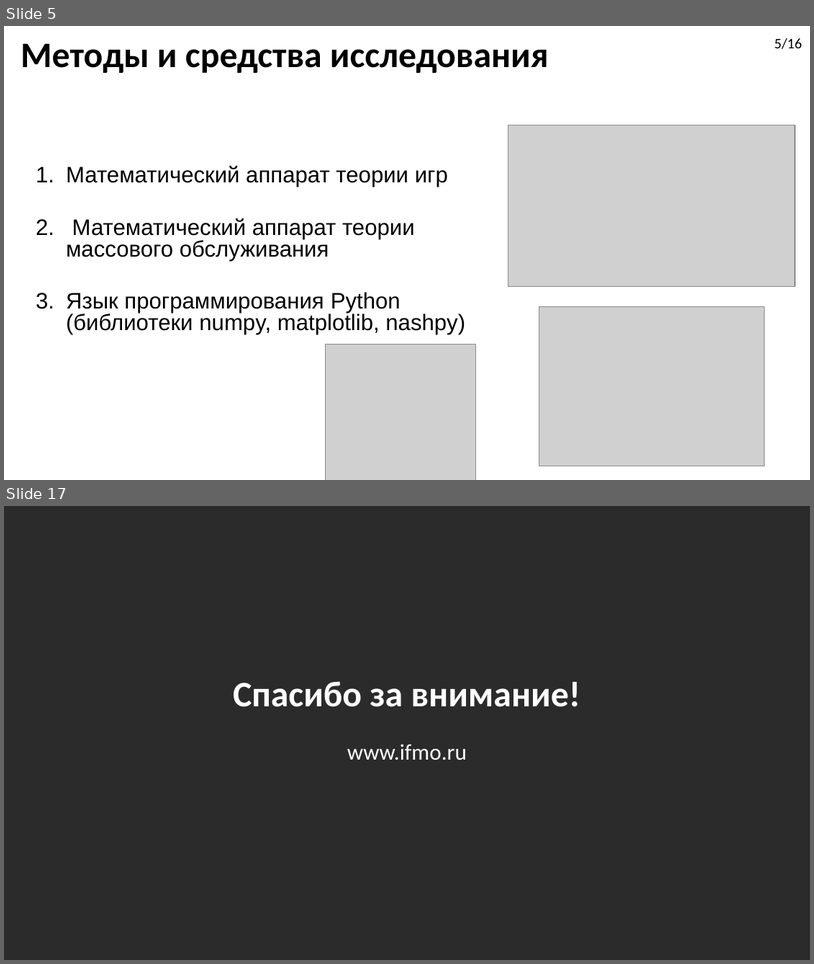
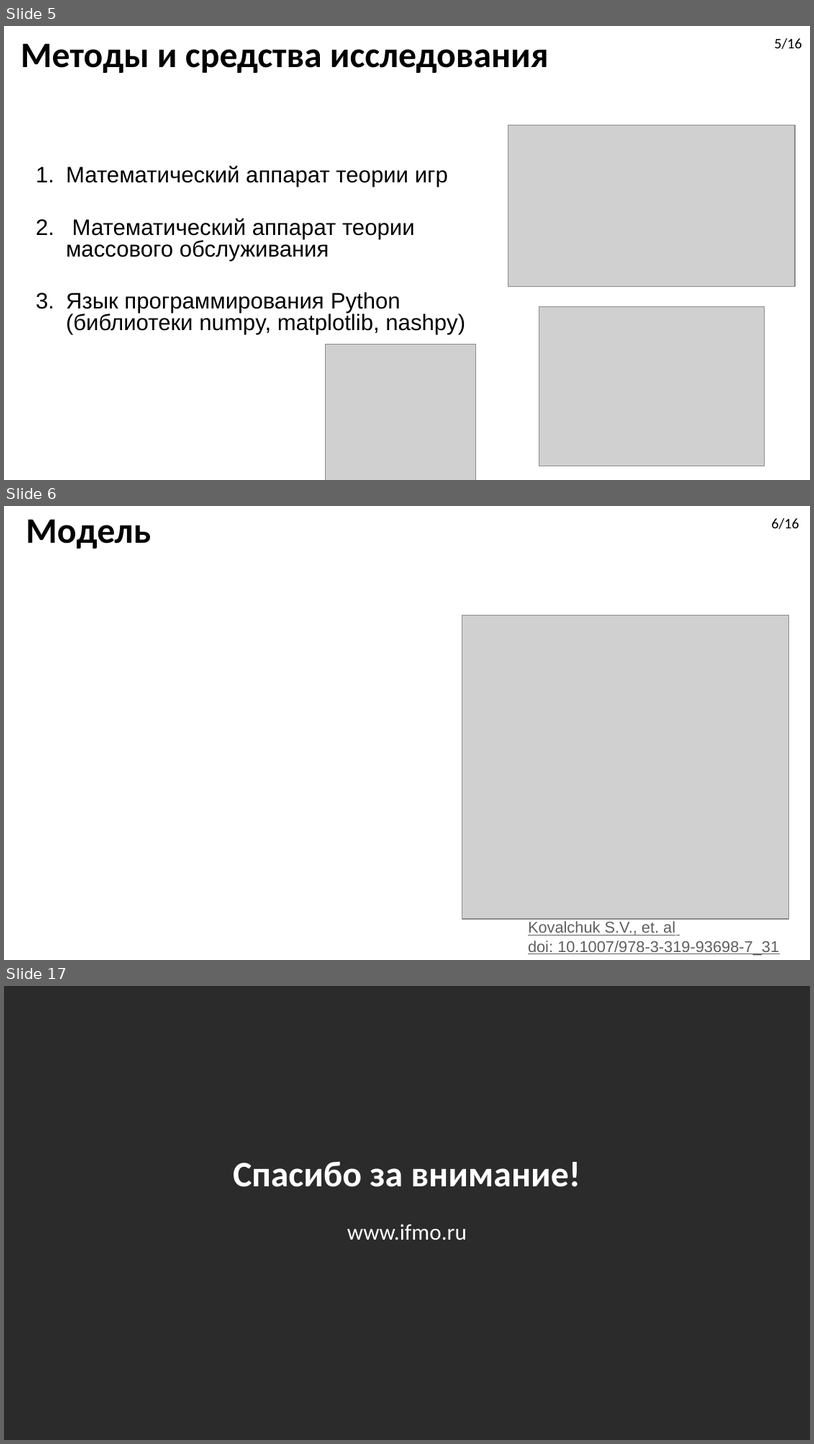
Before and after one commit to DimaStoyanov/Ambulance-Dispatching, a slide deck: Diplom_Presentation.pptx. Shown one above the other, each under a label of ours: slides 5 and 17 before the commit, slides 5, 6 and 17 after it; the slides between them are not shown. The pictures are 814x964 and 814x1444 pixels, drawn with LibreOffice and Linux fonts; fonts in the diff are those of the drawing; grey boxes stand for pictures; background and template pictures are left out; a plain dark background stands for a picture behind light text. Boxes give left, top, right and bottom in pixels: in the first picture for what was removed or moved away, otherwise in the second. Text is boxed around its words. In the diff, an @@ line names an element or a change of style, - is before the commit and + after.

```diff
--- a/Diplom_Presentation.pptx
+++ b/Diplom_Presentation.pptx
@@ slide 6 added at bbox=[4, 506, 810, 960], background picture (left out) @@
@@ title added at bbox=[26, 519, 151, 548], 32 pt, text #000000, bold @@
+Модель
@@ text added at bbox=[772, 518, 799, 529], 13 pt, text #000000 @@
+6/16
@@ picture added at bbox=[462, 615, 789, 919] @@
@@ text added at bbox=[528, 921, 779, 955], 14 pt, text #5F5F5F, underline @@
+Kovalchuk S.V., et. al
+doi: 10.1007/978-3-319-93698-7_31
```
Also in this commit, not shown: 7 slides changed, 5 other slides added, 6 slides removed, 5 other files.
